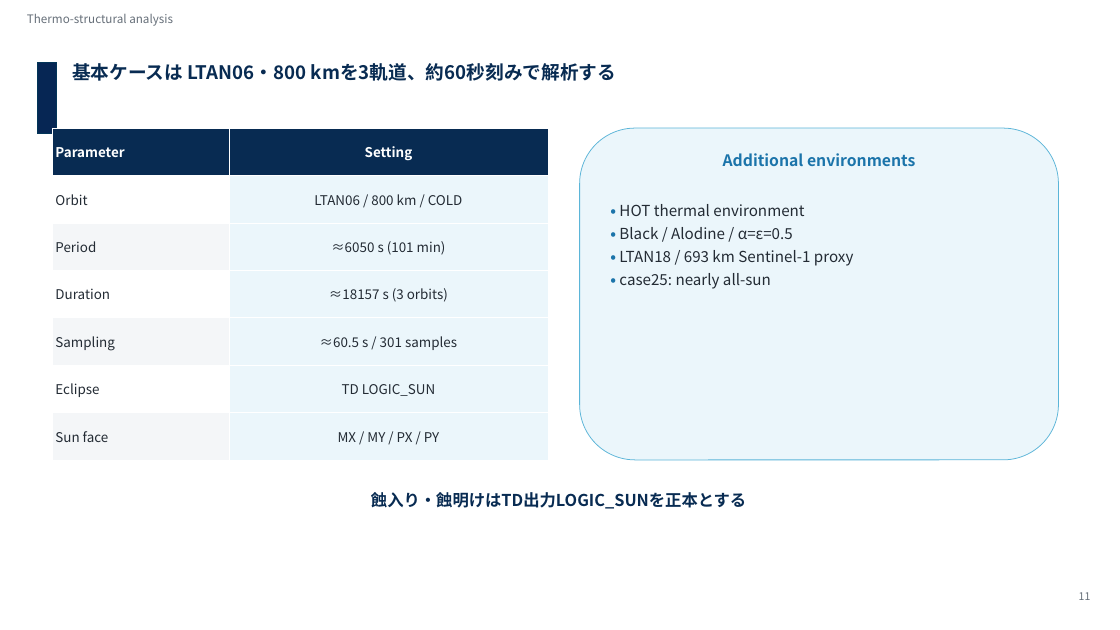
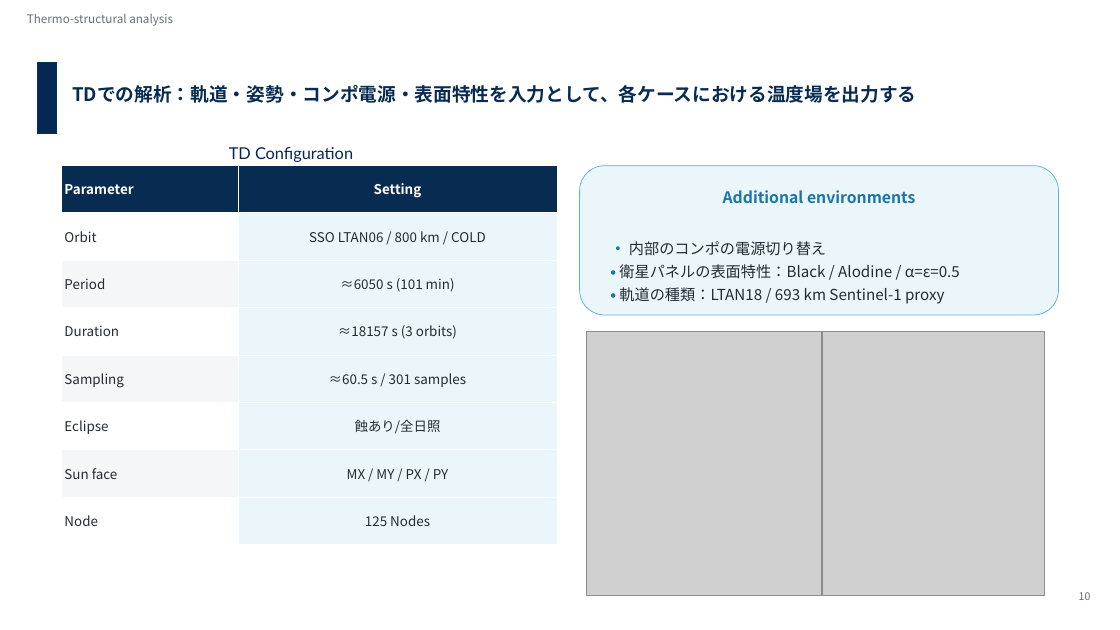
Before and after one commit to Hideki-1029/thermal-deformation-optcomm, a slide deck: slide 9 of papers/seminar/20260721_optcommrg_takamoto_v3_issl.pptx (slide 11 before the commit). Drawn at 1120x630 pixels with LibreOffice and Linux fonts; fonts in the diff are those of the drawing; grey boxes stand for pictures; background and template pictures are left out. Boxes give left, top, right and bottom in pixels: in the first picture for what was removed or moved away, otherwise in the second. Text is boxed around its words. In the diff, an @@ line names an element or a change of style, - is before the commit and + after.

```diff
--- a/papers/seminar/20260721_optcommrg_takamoto_v3_issl.pptx
+++ b/papers/seminar/20260721_optcommrg_takamoto_v3_issl.pptx
@@ text at box(72, 85, 916, 103): text changed @@
-基本ケースは LTAN06・800 kmを3軌道、約60秒刻みで解析する
+TDでの解析：軌道・姿勢・コンポ電源・表面特性を入力として、各ケースにおける温度場を出力する
@@ text added at box(229, 147, 353, 162), 28 pt, text #062654 @@
+TD Configuration
@@ table at box(61, 165, 557, 544) @@
-row 2, column 2: LTAN06 / 800 km / COLD
+row 2, column 2: SSO LTAN06 / 800 km / COLD
-row 6, column 2: TD LOGIC_SUN
+row 6, column 2: 蝕あり/全日照
+row 8: Node | 125 Nodes
@@ table: place and size @@
-table at box(53, 128, 548, 460)
+table at box(61, 165, 557, 544)
@@ rounded rectangle: place and size @@
-rounded rectangle at box(580, 128, 1059, 460)
+rounded rectangle at box(580, 166, 1059, 315)
@@ text "Additional environments": place and size @@
-text "Additional environments" at box(723, 153, 915, 166)
+text "Additional environments" at box(723, 190, 915, 203)
@@ text at box(619, 241, 960, 304): text changed @@
-• HOT thermal environment
-• Black / Alodine / α=ε=0.5
-• LTAN18 / 693 km Sentinel-1 proxy
-• case25: nearly all-sun
+• 内部のコンポの電源切り替え
+• 衛星パネルの表面特性：Black / Alodine / α=ε=0.5
+• 軌道の種類：LTAN18 / 693 km Sentinel-1 proxy
@@ picture added at box(586, 331, 821, 596) @@
@@ picture added at box(822, 331, 1045, 596) @@
@@ text removed at box(371, 492, 746, 509) @@
-蝕入り・蝕明けはTD出力LOGIC_SUNを正本とする
@@ text at box(1079, 592, 1091, 600): text changed @@
-11
+10
```
Also in this commit, not shown: 12 other slides changed, 2 slides added, 3 slides removed, 1 other file.
